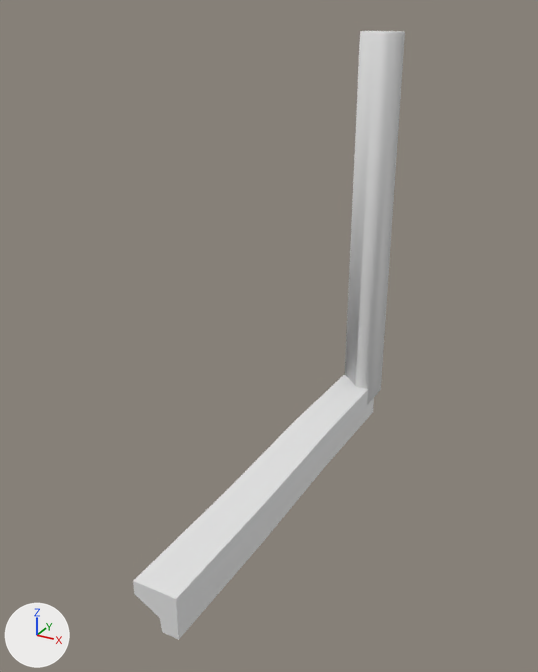
Before and after pictures for a commit that changed the FBX model Assets/Stylized_Egypt/Meshes/building/SM_building_border_02.fbx.
The view is the same before and after, from a 50 mm camera at (2.87, -7.43, 4.21) aimed at (-0.06, -2.1, 1.54). Every picture has the same lights, and +X, +Y and +Z are marked at lower left. Where no turn or scale is listed for an object, it has been applied to the vertices.

In view in the first picture: 'SM_building_border_02', 'SM_building_border_02_ConvexHulls'.
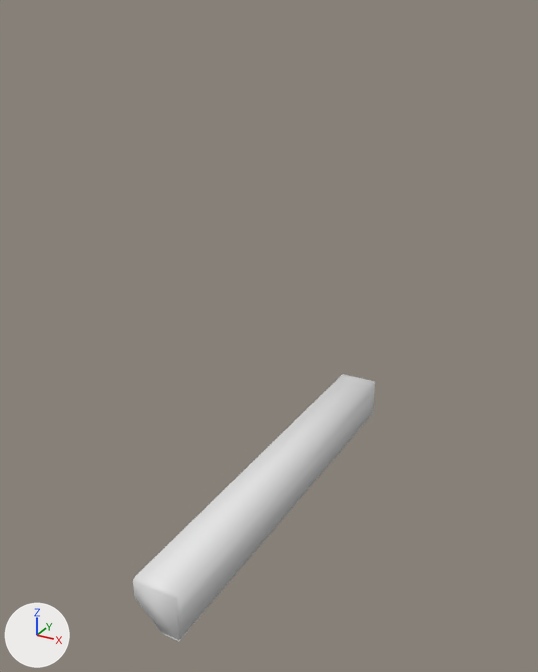
Pixel boxes [x1, y1, x2, y2] of what changed, in the pictures (538 x 672 px):
```json
{"object": "SM_building_border_02_ConvexHulls", "change": "moved, rescaled", "before": [345, 31, 405, 405], "after": [133, 374, 375, 640], "on screen": "298% wider, 29% shorter"}
{"object": "SM_building_border_02", "change": "unchanged, covered by the edit", "before": [133, 375, 374, 640]}
```

The change, as JSON lines over the scene's bpy script:
```json
{"op": "add", "block": "ob_sm_building_border_02_convexhulls", "code": "ob_sm_building_border_02_convexhulls.parent = ob_sm_building_border_632"}
{"op": "set", "path": "ob_sm_building_border_02_convexhulls.scale", "old": "(0.01, 0.01, 0.01)", "new": "(1.0, 1.0, 1.0)"}
{"op": "add", "block": "ob_sm_building_border_632", "code": ["ob_sm_building_border_632 = bpy.data.objects.new('SM_building_border_632', None)", "ob_sm_building_border_632.location = (0.0, 0.0, 0.0)", "ob_sm_building_border_632.rotation_euler = (1.571, 0.0, 0.0)  # degrees (90, 0, 0)", "ob_sm_building_border_632.scale = (0.01, 0.01, 0.01)"]}
```
